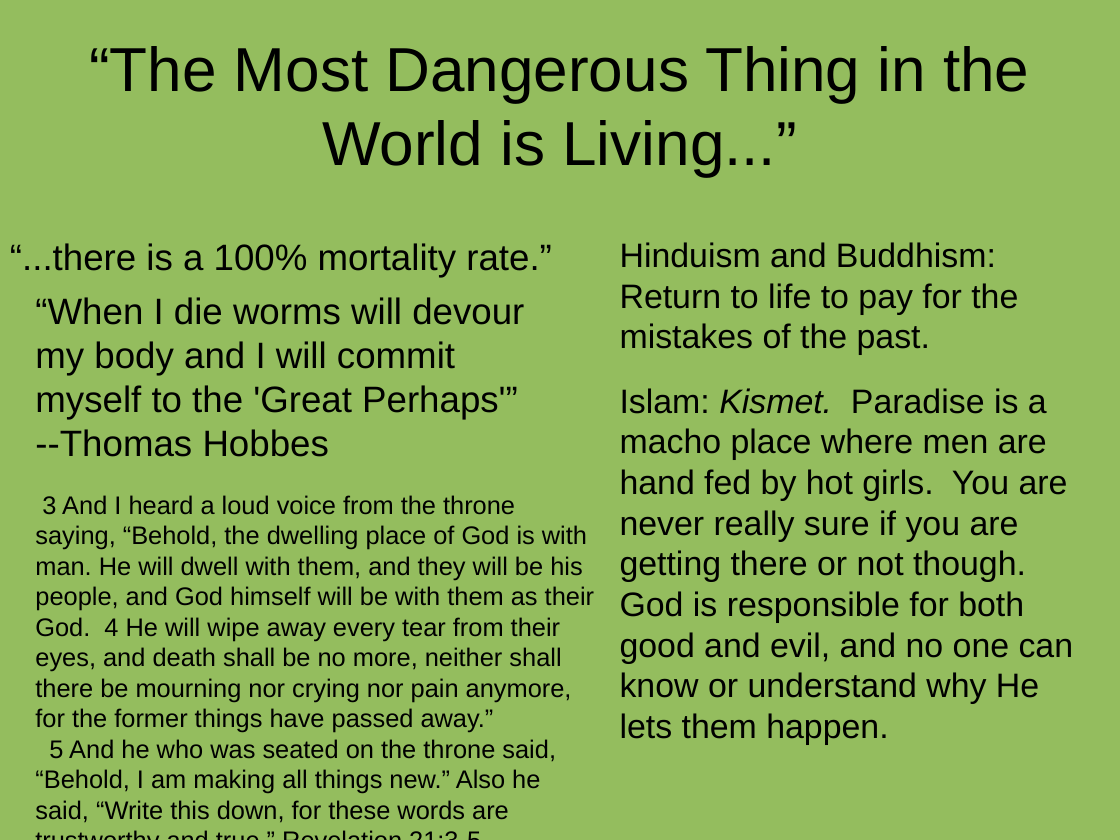
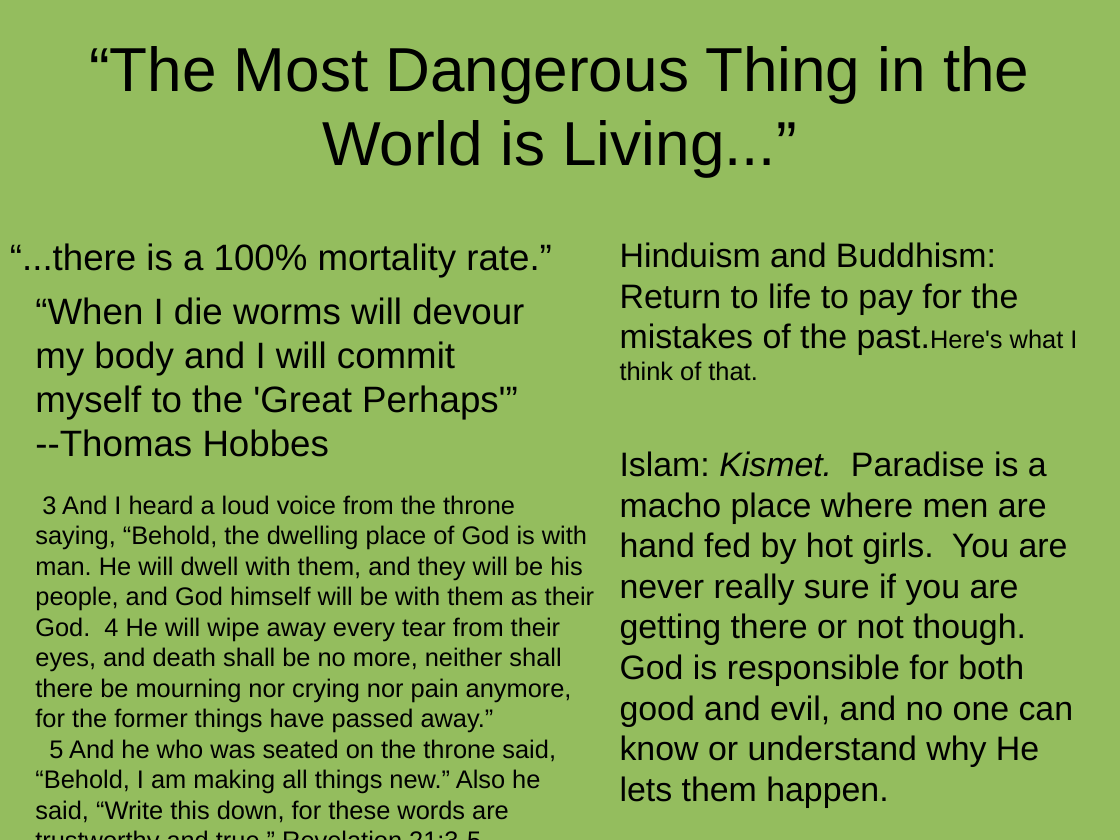
Before and after one commit to qrprat77/sunday_nite_class, a slide deck: slide 3 of presentations/chapter_7_8.odp. Drawn at 1120x840 pixels with LibreOffice and Linux fonts; fonts in the diff are those of the drawing. Boxes give left, top, right and bottom in pixels: in the first picture for what was removed or moved away, otherwise in the second. Text is boxed around its words. In the diff, an @@ line names an element or a change of style, - is before the commit and + after.

```diff
--- a/presentations/chapter_7_8.odp
+++ b/presentations/chapter_7_8.odp
@@ text at <box>620,283,1077,381</box>: text changed @@
-Return to life to pay for the mistakes of the past.
+Return to life to pay for the mistakes of the past.Here's what I think of that.
@@ text "Islam: Kismet. Paradise is a ...": place and size @@
-text "Islam: Kismet. Paradise is a ..." at <box>620,388,1074,745</box>
+text "Islam: Kismet. Paradise is a ..." at <box>620,451,1074,808</box>
```
Also in this commit, not shown: 2 other slides changed, 1 slide added, 1 other file.
